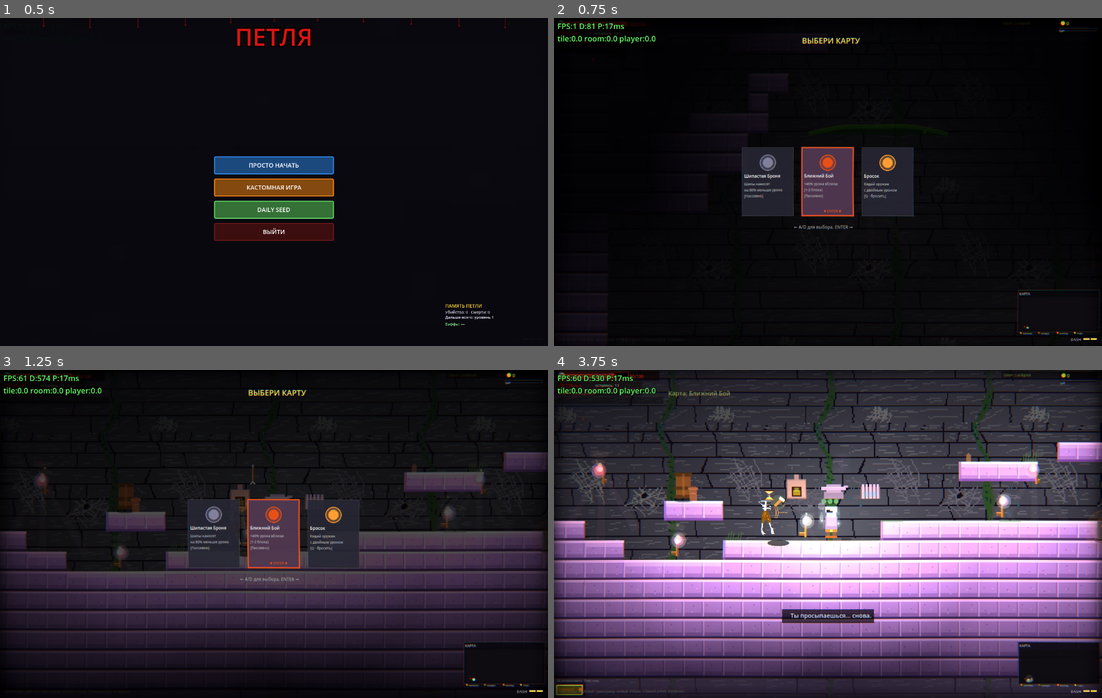
Above: before the commit, frames 1-4 (two rows, left to right).
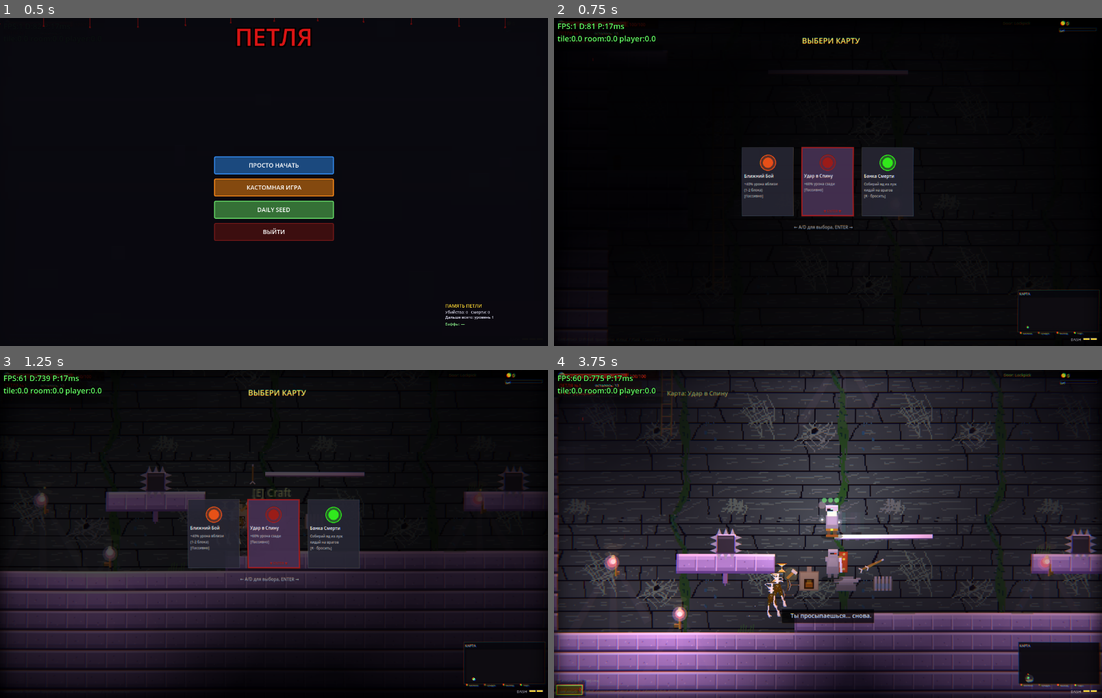
Above: after the commit, the same moments.

Repository: volcraft44/petlya-game
Game: Godot game, scene res://scenes/main.tscn
Same seed, same stepped clock (60 frames per second), same inputs: the game is played once before the commit and once after it.
Inputs (mouse positions are in pixels of both pictures, inside the frame that each line leads up to):
- Up to frame 1 (0.5 s): no input
- Up to frame 2 (0.75 s): click "ПРОСТО НАЧАТЬ" at 0.5 s
- Up to frame 3 (1.25 s): no input
- Up to frame 4 (3.75 s): tap Enter (ui_accept) at 1.25 s; move the mouse to (948, 517) at 1.27 s; hold D (move_right) 1.28-2 s; hold Space (jump) 1.28-2 s; click (948, 517) at 1.42 s; drag from (718, 550) to (1019, 514) at 2.02 s; move the mouse to (882, 461) at 2.77 s; hold A (move_left) 2.78-3.5 s; hold Space (jump) 2.78-3.5 s; tap R at 2.85 s; drag from (800, 599) to (866, 524) at 3.52 s

Frame 1 is identical in both runs. In frame 2, 1.0% of the frame differs, in the area x 33-87%, y 16-95%; in frame 3, 19%; in frame 4, 66%, in the area x 0-100%, y 0-100%.

Commit message:
Hollow Knight-style level design: combat arenas + parkour rooms + difficulty scaling
Rework room-type generation for a fight/traverse rhythm:
- New ARENA rooms (~27%): flat clean floor, 1-2 low platforms and wall ledges
  for maneuvering, no random spikes/traps — fair fights. Enemies now spawn
  preferentially in arenas/normal rooms.
- New GAUNTLET rooms: full-width spike floor crossed by one-way stepping
  stones (fall -> hazard_bounce back), safe entry/exit pads, chest reward at
  the far end. Stone width shrinks and gaps widen with depth.
- Tower/shaft climbs scale with difficulty (taller steps, narrower ledges)
  but always stay within jump reach; one-way platforms mean falling is never
  a softlock — you climb back up.
- Difficulty curve (level 1 -> 9): more/wider parkour pits, more spike blocks
  (20 -> 50), denser floor spikes, more gauntlets. Arena columns are excluded
  from post-pass traps.
- Parkour rooms (gauntlet/tower/shaft) tagged so enemy spawns avoid them:
  parkour stays parkour, combat stays combat.

Co-Authored-By: Claude Opus 4.8 <noreply@anthropic.com>

Diff:
--- a/scripts/room.gd
+++ b/scripts/room.gd
@@ -131,6 +131,7 @@
 var _pf_lower_r: int = 0
 var _pf_diff: int = 1
 var _pf_tops: Array = []        # [{c0, c1, r}] площадки для лестниц/спавна
+var _arena_cols: Array = []     # [[c0, c1]] колонки боевых арен — там паркур-ловушек нет
 var poison_pipes: Array = []   # {x, y, dir, pool_w} — pipes with poison pools
 var pressure_plates: Array = [] # {x, y, triggered, cooldown} — arrow traps
 var trial_active: bool = false
@@ -1312,12 +1313,20 @@
 	grid[r][c] = 1
 	spike_blocks.append({"c": c, "r": r})
 
+func _in_arena_cols(c: int) -> bool:
+	for ac in _arena_cols:
+		if c >= ac[0] and c <= ac[1]:
+			return true
+	return false
+
 func _postprocess_platformer():
 	# Превращаем пещеру в платформенный вызов: парящие платформы для запрыгивания
 	# в высоких залах (чтобы карта не пустовала) + БЛОКИ ШИПОВ как ловушки и
 	# препятствия на полу/потолке/стенах. Шипы — тайловые, бьют при касании,
 	# их нужно обходить/перепрыгивать → больше манёвра и неудобства для игрока.
+	# Боевые арены не трогаем — там чистый бой. Плотность растёт с уровнем.
 	spike_blocks.clear()
+	var pf_diff: float = clampf(float(room_level - 1) / 8.0, 0.0, 1.0)
 	var rng := RandomNumberGenerator.new()
 	rng.randomize()
 
@@ -1364,10 +1373,11 @@
 	#    залах (облететь). Никогда не перекрываем единственный узкий проход:
 	#    напольные имеют запас сверху, парящие окружены воздухом со всех сторон.
 	var sb_added := 0
+	var sb_max: int = 20 + int(pf_diff * 30.0)   # 20 → 50 блоков с глубиной
 	var c2 := 6
-	while c2 < grid_cols - 6 and sb_added < 45:
+	while c2 < grid_cols - 6 and sb_added < sb_max:
 		c2 += rng.randi_range(3, 6)
-		if absi(c2 - sx_tile) <= 5:
+		if absi(c2 - sx_tile) <= 5 or _in_arena_cols(c2):
 			continue
 		if rng.randf() < 0.5:
 			# На полу: твёрдый шип-блок на земле (есть куда перепрыгнуть).
@@ -1390,10 +1400,11 @@
 	#    пределах прыжка, под ним — яма с шипами на дне. Перепрыгни; упал —
 	#    вернёшься на безопасную точку (см. player.hazard_bounce).
 	var pits_added := 0
+	var pits_max: int = 3 + int(pf_diff * 6.0)   # 3 → 9 ям с глубиной
 	var c3 := 12
-	while c3 < grid_cols - 12 and pits_added < 8:
+	while c3 < grid_cols - 12 and pits_added < pits_max:
 		c3 += rng.randi_range(9, 16)
-		if absi(c3 - sx_tile) <= 8:
+		if absi(c3 - sx_tile) <= 8 or _in_arena_cols(c3):
 			continue
 		for rr in range(6, grid_rows - 6):
 			if grid[rr][c3] == 1 and grid[rr - 1][c3] == 0 and grid[rr - 2][c3] == 0:
@@ -1405,7 +1416,8 @@
 						flat = false
 						break
 				if flat:
-					var gapw: int = rng.randi_range(3, 4)   # в пределах прыжка
+					# Ширина ямы растёт со сложностью, но всегда в пределах прыжка.
+					var gapw: int = rng.randi_range(2 + int(pf_diff * 1.0), 3 + int(pf_diff * 1.0))
 					for dc in range(1, 1 + gapw):
 						grid[rr][c3 + dc] = 0
 						grid[rr + 1][c3 + dc] = 0
@@ -1430,6 +1442,7 @@
 	spikes.clear()
 	poison_pipes.clear()
 	pressure_plates.clear()
+	_arena_cols.clear()
 
 	# Initialize grid — all solid; explored — все false
 	for r in grid_rows:
@@ -1495,6 +1508,9 @@
 	_build_start_room(room_data[start_room_idx])
 
 	# === FILL ROOMS with content ===
+	# Сложность паркура растёт с уровнем: 0.0 (уровень 1) → 1.0 (уровень 9+).
+	# Влияет на ширину платформ, высоту шагов, плотность шипов, ширину ям.
+	var pf_diff: float = clampf(float(room_level - 1) / 8.0, 0.0, 1.0)
 	for i_rd in room_data.size():
 		if i_rd == start_room_idx:
 			continue  # start room has fixed layout
@@ -1504,7 +1520,9 @@
 		var rw = rd.c_right - rd.c_left
 		var rh = rd.r_bot - rd.r_top
 
-		# Choose room type based on shape + randomness
+		# Choose room type based on shape + randomness.
+		# HK-баланс: чередуем БОЕВЫЕ арены (просторно, дерёшься) и ПАРКУР-комнаты
+		# (лезешь/прыгаешь). Упал в паркуре — внизу пол, поднимешься обратно.
 		var rtype: String
 		var roll = randf()
 		if rw <= 14 and rh >= 10:
@@ -1513,14 +1531,19 @@
 			rtype = "shaft"
 		elif roll < 0.08 and i_rd != start_room_idx:
 			rtype = "treasury"
-		elif roll < 0.15 and i_rd != start_room_idx:
-			rtype = "training"
-		elif roll < 0.40:
+		elif roll < 0.15 + pf_diff * 0.12 and i_rd != start_room_idx:
+			rtype = "gauntlet"   # шипастый паркур-вызов (чаще на глубине)
+		elif roll < 0.42:
+			rtype = "arena"      # боевая комната — простор для драки
+		elif roll < 0.62:
 			rtype = "basement"
-		elif roll < 0.65:
+		elif roll < 0.80:
 			rtype = "ruins"
 		else:
 			rtype = "normal"
+		rd["rtype"] = rtype
+		if rtype == "arena":
+			_arena_cols.append([rd.c_left, rd.c_right])
 
 		# --- Wavy floor (all types except tower/shaft for cleaner jumps) ---
 		if rtype == "ruins" or rtype == "basement" or rtype == "normal":
@@ -1550,12 +1573,14 @@
 		# --- Room-type specific content ---
 		match rtype:
 			"tower":
-				# Staggered zigzag platforms — jump up left/right alternating
-				var step = maxi(3, rh / 5)
+				# Staggered zigzag platforms — jump up left/right alternating.
+				# Сложность: выше шаг, уже платформы (но всегда в пределах прыжка,
+				# а one-way позволяет запрыгивать снизу — упал → лезешь обратно).
+				var step = clampi(maxi(3, rh / 5) + (1 if pf_diff > 0.5 else 0), 3, 4)
 				var from_left = true
 				var pr = rd.r_bot - 2
 				while pr > rd.r_top + 3:
-					var pw = randi_range(rw / 3, rw * 2 / 3)
+					var pw = randi_range(maxi(3, rw / 3 - int(pf_diff * 3.0)), rw * 2 / 3)
 					pw = mini(pw, rw - 3)
 					var pc = rd.c_left + 2 if from_left else rd.c_right - pw - 2
 					pc = clampi(pc, rd.c_left + 1, rd.c_right - pw - 1)
@@ -1657,12 +1682,13 @@
 					})
 
 			"shaft":
-				# Alternating ledges from walls — zigzag path upward
-				var step2 = maxi(2, rh / 7)
+				# Alternating ledges from walls — zigzag path upward.
+				# Сложность сужает уступы и поднимает шаг (в пределах прыжка).
+				var step2 = clampi(maxi(2, rh / 7) + (1 if pf_diff > 0.4 else 0), 2, 4)
 				var from_left2 = true
 				var pr4 = rd.r_bot - 2
 				while pr4 > rd.r_top + 3:
-					var lw = randi_range(rw / 3, rw * 2 / 3)
+					var lw = randi_range(maxi(3, rw / 3 - int(pf_diff * 4.0)), rw * 2 / 3)
 					lw = mini(lw, rw - 3)
 					var lc = rd.c_left + 1 if from_left2 else rd.c_right - lw
 					lc = clampi(lc, rd.c_left + 1, rd.c_right - lw)
@@ -1695,6 +1721,62 @@
 					var pc_t = randi_range(rd.c_left + 1, maxi(rd.c_left + 2, rd.c_right - pw_t))
 					oneway_platforms.append({"x": float(pc_t * tile_size), "y": float(pr_t * tile_size),
 						"w": float(pw_t * tile_size), "r": pr_t, "c": pc_t, "tw": pw_t})
+
+			"arena":
+				# БОЕВАЯ АРЕНА: ровный чистый пол, простор для драки, 1-2 низкие
+				# платформы для манёвра (запрыгнуть/спрыгнуть за спину врагу).
+				# Никаких случайных шипов — бой должен быть честным.
+				var ap_count = randi_range(1, 2)
+				for _ap in ap_count:
+					var apw = randi_range(5, 8)
+					var apc = randi_range(rd.c_left + 2, maxi(rd.c_left + 3, rd.c_right - apw - 2))
+					var apr = rd.r_bot - randi_range(3, 4)
+					oneway_platforms.append({
+						"x": float(apc * tile_size), "y": float(apr * tile_size),
+						"w": float(apw * tile_size), "r": apr, "c": apc, "tw": apw,
+					})
+				# Боковые уступы у стен — точки для отступления
+				for _ae in 2:
+					var ae_left = _ae == 0
+					var aer = rd.r_bot - randi_range(4, 6)
+					for dc3 in 3:
+						var aec = (rd.c_left + dc3) if ae_left else (rd.c_right - dc3)
+						if aec >= rd.c_left and aec <= rd.c_right:
+							grid[aer][aec] = 1
+
+			"gauntlet":
+				# ПАРКУР-ВЫЗОВ (Hollow Knight): дно комнаты — ШИПЫ во всю ширину,
+				# через них — дорожка из камней-ступеней (one-way платформы).
+				# Ширина камней и разрывы зависят от сложности уровня. Упал —
+				# hazard_bounce вернёт на последнюю безопасную точку. В конце
+				# дорожки — сундук-награда.
+				var sp_y = rd.r_bot + 1
+				spikes.append({
+					"x": float((rd.c_left + 1) * tile_size),
+					"y": float(sp_y * tile_size),
+					"w": float((rw - 2) * tile_size),
+				})
+				# Камни-ступени: чем глубже, тем уже камни и шире разрывы.
+				var stone_w: int = 3 - int(round(pf_diff))            # 3 → 2
+				var gap_w: int = 2 + int(round(pf_diff * 2.0))        # 2 → 4
+				var path_row: int = rd.r_bot - 2
+				var gc: int = rd.c_left + 1
+				var height_flip := false
+				while gc < rd.c_right - stone_w - 1:
+					# Высота ступеней слегка гуляет — прыжки не монотонные
+					var srow: int = path_row - (2 if height_flip and pf_diff > 0.35 else 0)
+					height_flip = not height_flip
+					oneway_platforms.append({
+						"x": float(gc * tile_size), "y": float(srow * tile_size),
+						"w": float(stone_w * tile_size), "r": srow, "c": gc, "tw": stone_w,
+					})
+					gc += stone_w + gap_w
+				# Твёрдые площадки входа/выхода по краям (безопасные зоны)
+				for dc4 in 3:
+					grid[rd.r_bot][rd.c_left + dc4] = 1
+					grid[rd.r_bot][rd.c_right - dc4] = 1
+				# Награда за прохождение — сундук на дальней стороне
+				_place_chest(float((rd.c_right - 1) * tile_size), float((rd.r_bot - 1) * tile_size))
 
 			"training":
 				# Wooden dummy pillars + practice platforms, no traps
@@ -1760,9 +1842,13 @@
 						"w": float(pw4 * tile_size), "r": pr6, "c": pc5, "tw": pw4,
 					})
 
-		# --- Traps (all room types) ---
+		# --- Traps ---
+		# Арена — чистая (честный бой), гонтлет сам себе ловушка.
+		if rtype == "arena" or rtype == "gauntlet":
+			continue
 		if rw > 6:
-			for _si in randi_range(3, 7):
+			# Плотность шипов растёт со сложностью уровня.
+			for _si in randi_range(2 + int(pf_diff * 2.0), 5 + int(pf_diff * 4.0)):
 				var spike_c = randi_range(rd.c_left + 1, rd.c_right - 3)
 				var spike_w = randi_range(2, 3)
 				var overlap = false
@@ -1901,7 +1987,10 @@
 			continue
 		if i == start_idx or i == door_idx:
 			continue
-		var cave_type = "normal"
+		# Комнаты-паркур (gauntlet/tower/shaft) помечаем отдельно: враги там НЕ
+		# спавнятся — паркур остаётся паркуром, бои идут в аренах и обычных залах.
+		var rt: String = rd.get("rtype", "normal")
+		var cave_type = "parkour" if rt in ["gauntlet", "tower", "shaft"] else "normal"
 		caves.append({
 			"x": float((rd.c_left + rd.c_right) / 2 * tile_size),
 			"y": float(rd.r_top * tile_size),
@@ -2809,8 +2898,11 @@
 	return Vector2(INF, INF)
 
 func _get_spawn_position() -> Vector2:
-	# Pick a random non-start cave, verify position is reachable
-	var spawn_caves = caves.filter(func(c): return c.type != "start" and c.type != "chest")
+	# Pick a random non-start cave, verify position is reachable.
+	# Паркур-комнаты исключаем: враги живут в аренах и обычных залах.
+	var spawn_caves = caves.filter(func(c): return c.type != "start" and c.type != "chest" and c.type != "parkour")
+	if spawn_caves.size() == 0:
+		spawn_caves = caves.filter(func(c): return c.type != "start" and c.type != "chest")
 	if spawn_caves.size() == 0:
 		spawn_caves = caves.filter(func(c): return c.type != "start")
 	if spawn_caves.size() == 0:
